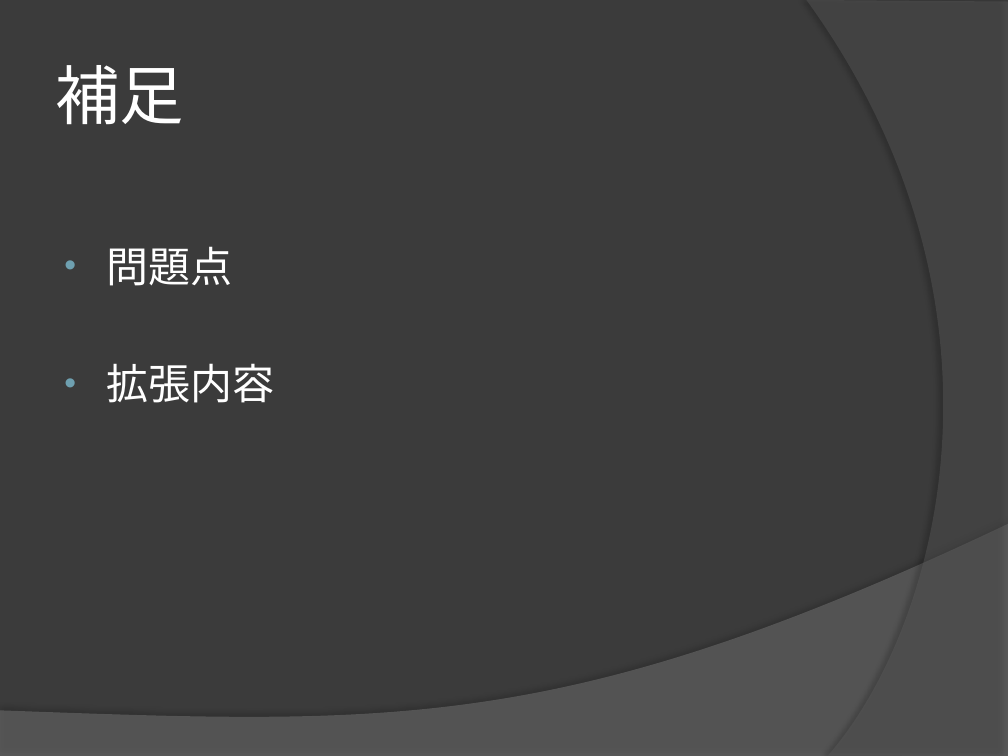
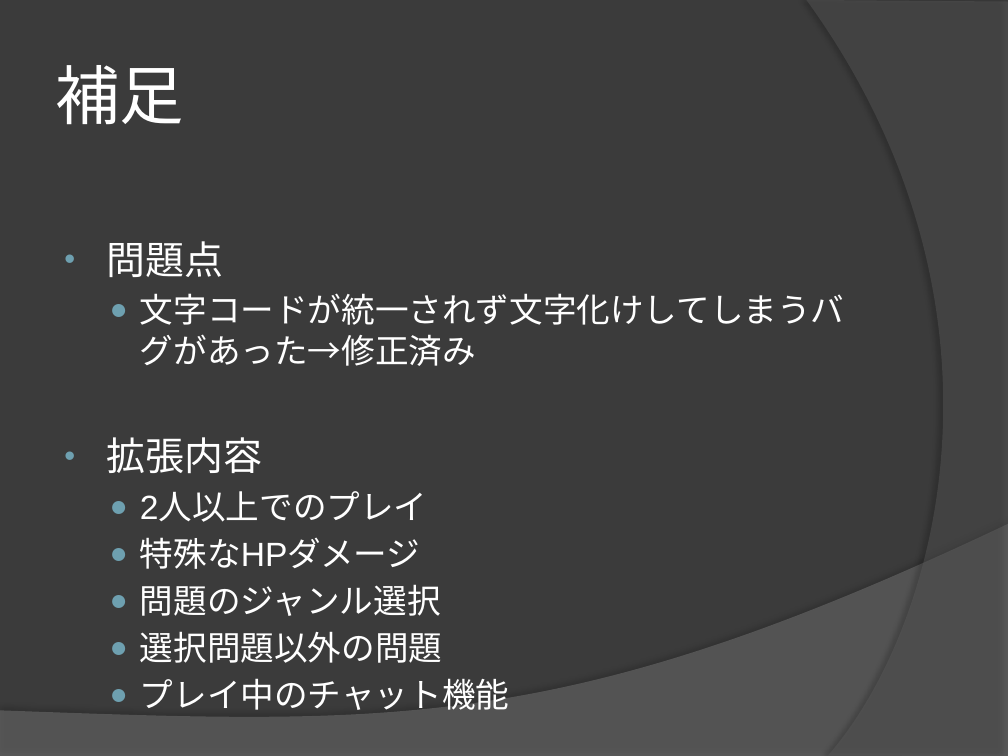
Before and after one commit to ymurota/SoftwareApp, a slide deck: slide 9 of SoftwarePP.pptx (slide 8 before the commit). Drawn at 1008x756 pixels with LibreOffice and Linux fonts; fonts in the diff are those of the drawing. Boxes give left, top, right and bottom in pixels: in the first picture for what was removed or moved away, otherwise in the second. Text is boxed around its words. In the diff, an @@ line names an element or a change of style, - is before the commit and + after.

```diff
--- a/SoftwarePP.pptx
+++ b/SoftwarePP.pptx
@@ text at (107,241,262,473): size 30 to 27.8 pt in "問題点", "拡張内容" @@
@@ text at (140,293,845,366): paragraph added @@
+  ● 文字コードが統一されず文字化けしてしまうバグがあった→修正済み
@@ text at (140,492,509,710): paragraphs added @@
+  ● 2人以上でのプレイ
+  ● 特殊なHPダメージ
+  ● 問題のジャンル選択
+  ● 選択問題以外の問題
+  ● プレイ中のチャット機能
```
Also in this commit, not shown: 6 other slides changed, 1 slide added.
